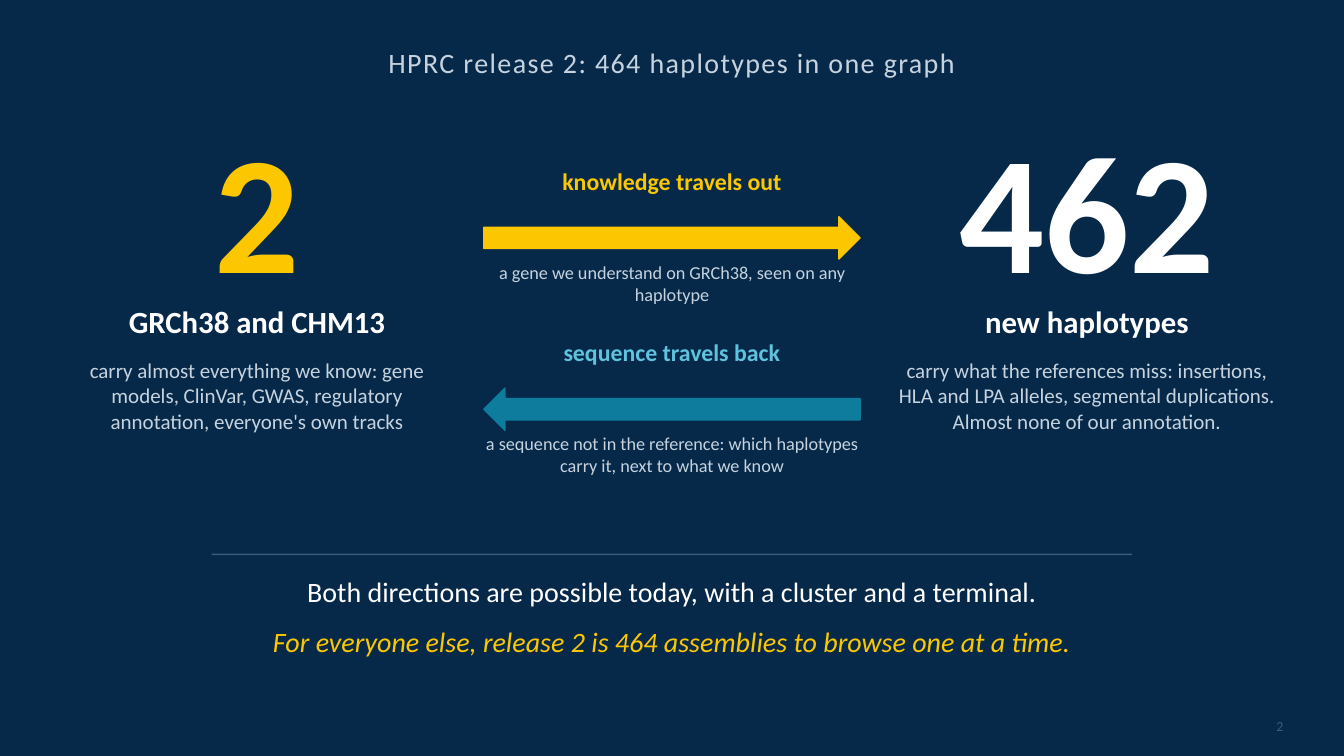
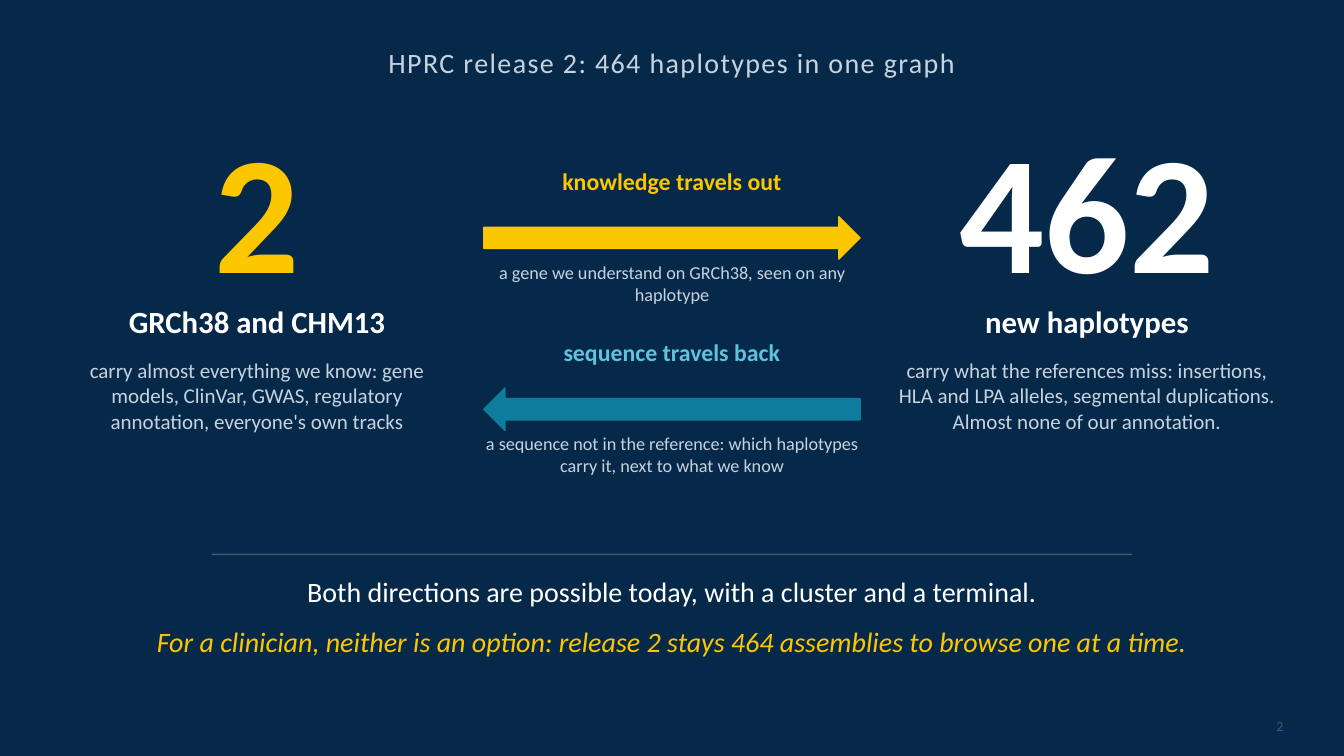
Before and after one commit to parsaeskandar/hprc_2026_poster, a slide deck: slide 2 of talk/HPRC2026_talk.pptx. Drawn at 1344x756 pixels with LibreOffice and Linux fonts; fonts in the diff are those of the drawing. Boxes give left, top, right and bottom in pixels: in the first picture for what was removed or moved away, otherwise in the second. Text is boxed around its words. In the diff, an @@ line names an element or a change of style, - is before the commit and + after.

Commit message:
Talk: opening slide names the clinician who cannot use a cluster

```diff
--- a/talk/HPRC2026_talk.pptx
+++ b/talk/HPRC2026_talk.pptx
@@ text at box(157, 632, 1186, 657): text changed @@
-For everyone else, release 2 is 464 assemblies to browse one at a time.
+For a clinician, neither is an option: release 2 stays 464 assemblies to browse one at a time.
```
Also in this commit, not shown: 2 other files.
